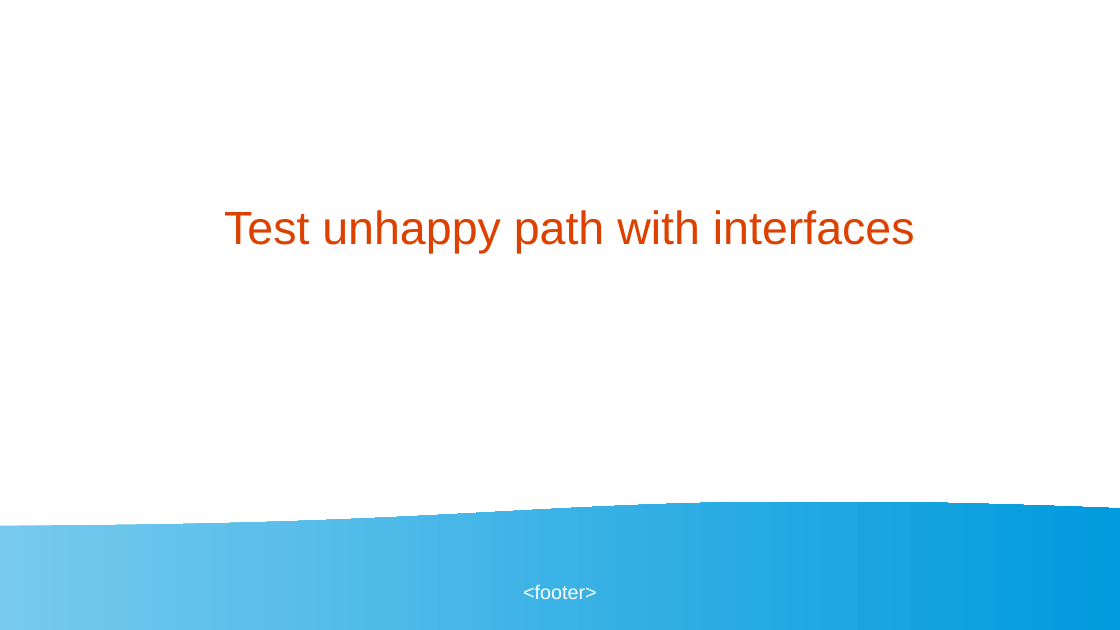
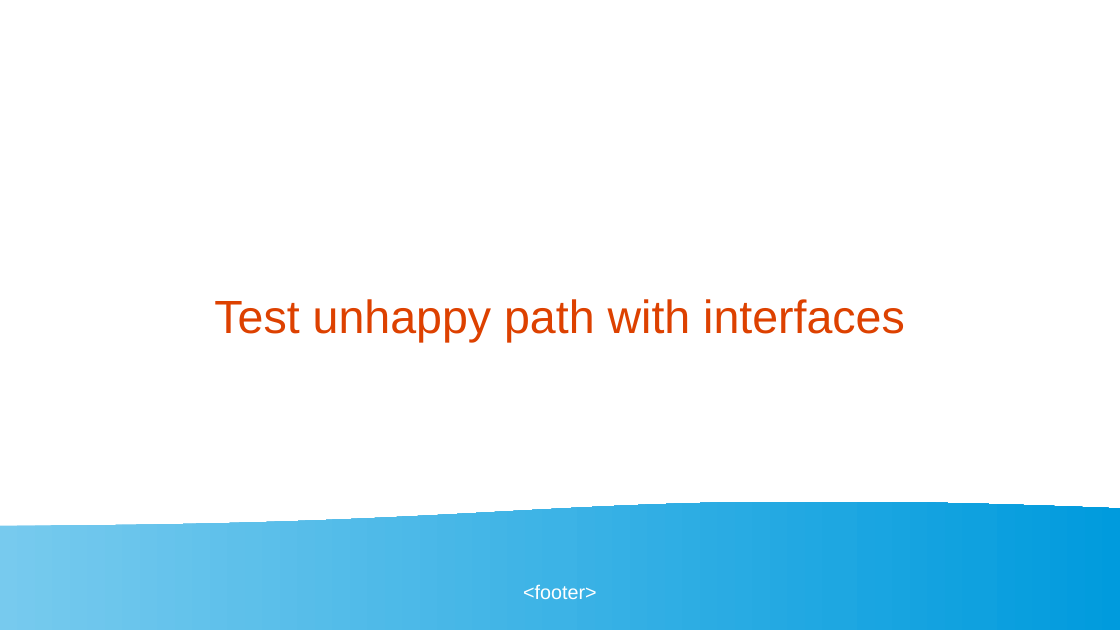
Before and after one commit to golangbot/gophercon-uk-2025-talk, a slide deck: slide 42 of Presentation.odp. Drawn at 1120x630 pixels with LibreOffice and Linux fonts; fonts in the diff are those of the drawing. Boxes give left, top, right and bottom in pixels: in the first picture for what was removed or moved away, otherwise in the second. Text is boxed around its words. In the diff, an @@ line names an element or a change of style, - is before the commit and + after.

```diff
--- a/Presentation.odp
+++ b/Presentation.odp
@@ title "Test unhappy path with interfaces": place and size @@
-title "Test unhappy path with interfaces" at (224,210,915,253)
+title "Test unhappy path with interfaces" at (214,299,905,342)
```
Also in this commit, not shown: 3 other slides changed, 2 slides added, 1 slide removed, 1 other file.
